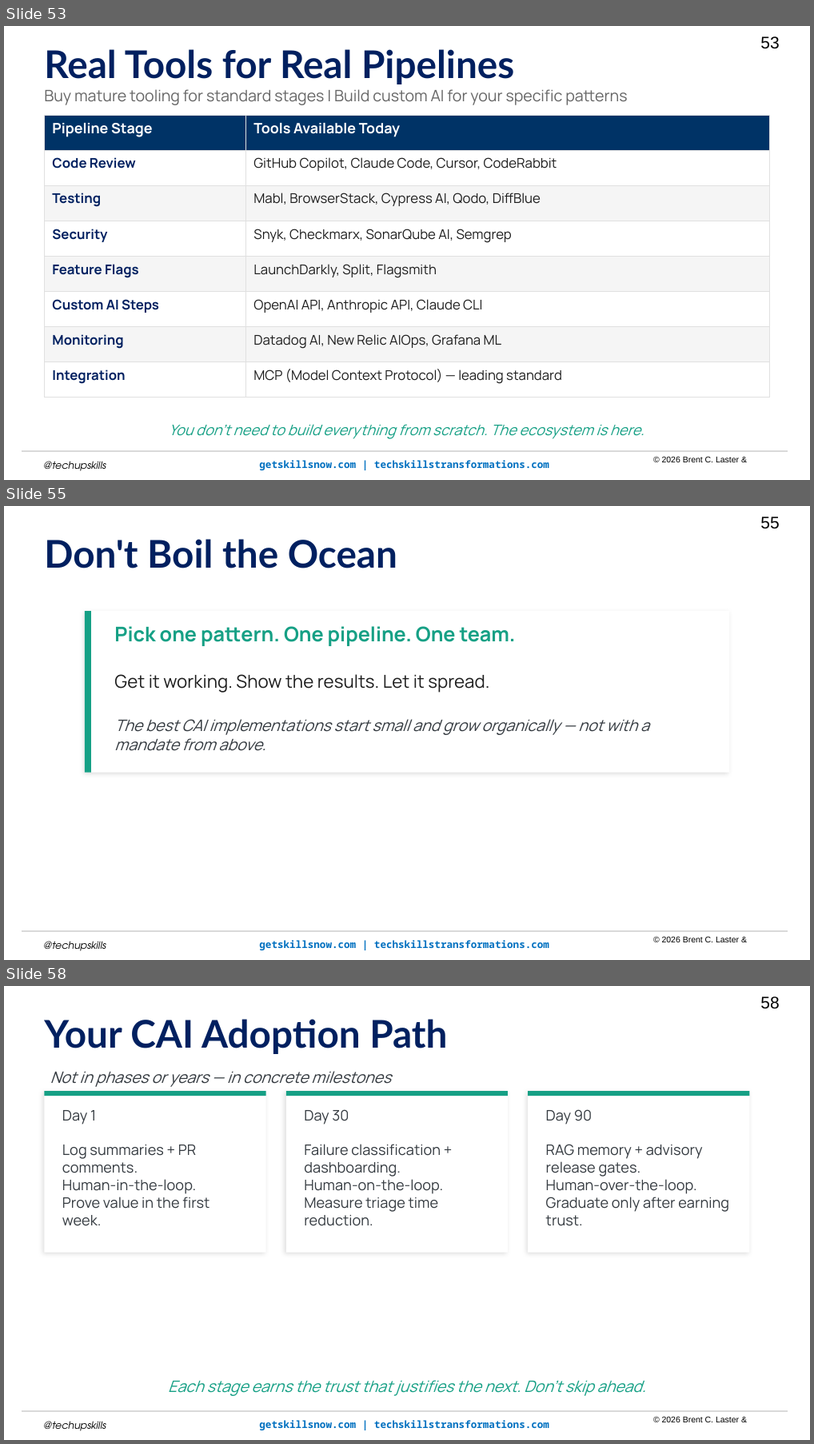
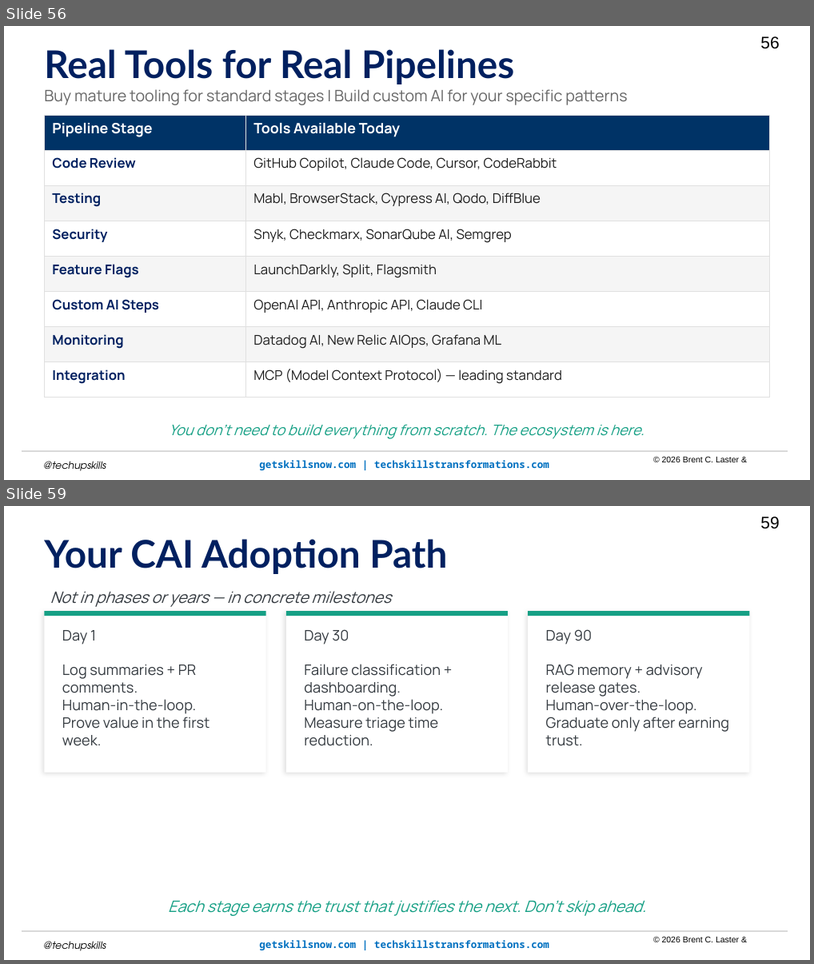
Before and after one commit to brentlaster/arc-of-ai-talks, a slide deck: cai/cicd-cai.pptm. Shown one above the other, each under a label of ours: slides 53, 55 and 58 before the commit, slides 56 and 59 after it; the slides between them are not shown. The pictures are 814x1444 and 814x964 pixels, drawn with LibreOffice and Linux fonts; fonts in the diff are those of the drawing; background and template pictures are left out. Boxes give left, top, right and bottom in pixels: in the first picture for what was removed or moved away, otherwise in the second. Text is boxed around its words. In the diff, an @@ line names an element or a change of style, - is before the commit and + after.

```diff
--- a/cai/cicd-cai.pptm
+++ b/cai/cicd-cai.pptm
@@ slide 55 removed at (x1=4, y1=506, x2=810, y2=960), background picture (left out); not listed: 5 template elements that a slide beside it also shows @@
@@ text removed at (x1=44, y1=539, x2=398, y2=568) @@
-Don't Boil the Ocean
@@ rectangle removed at (x1=85, y1=611, x2=730, y2=772) @@
@@ rectangle removed at (x1=85, y1=611, x2=91, y2=772) @@
@@ text removed at (x1=114, y1=626, x2=650, y2=751) @@
-Pick one pattern. One pipeline. One team.
-Get it working. Show the results. Let it spread.
-The best CAI implementations start small and grow organically — not with a mandate from above.
@@ what was slide 53 is now slide 56 @@
@@ page number at (x1=761, y1=36, x2=779, y2=49): text changed @@
-53
+56
@@ what was slide 58 is now slide 59 @@
@@ page number at (x1=761, y1=516, x2=779, y2=529): text changed @@
-58
+59
```
Also in this commit, not shown: 5 slides changed, 4 slides added, 2 other slides removed, 1 other file.
